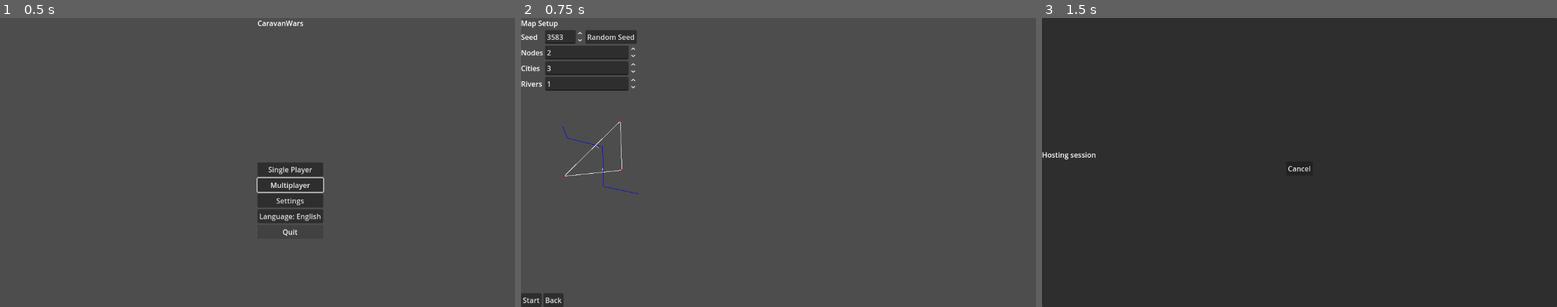
Above: before the commit, frames 1-3 (left to right).
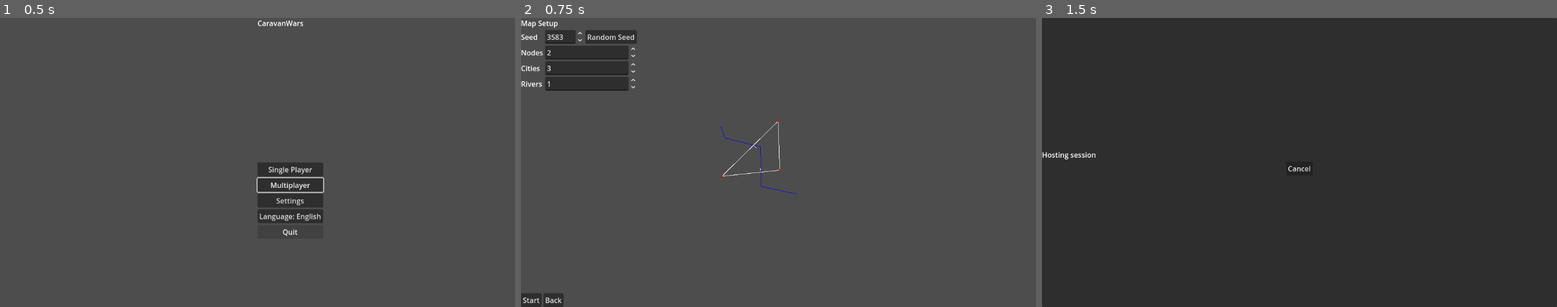
Above: after the commit, the same moments.

Repository: sepa79/CaravanWars
Game: Godot game, scene res://scenes/Main.tscn
Two runs of this game, one before a commit and one after it. Both use one fixed random seed, a clock stepped at 60 frames per second and the inputs below.
Inputs:
- Up to frame 1 (0.5 s): no input
- Up to frame 2 (0.75 s): click "Single Player" at 0.5 s
- Up to frame 3 (1.5 s): click "Start" at 1.25 s

Frame 1 is identical in both runs. In frame 2, 0.3% of the frame differs, in the area x 8-54%, y 35-62%; in frame 3, nothing differs.

Commit message:
feat: zoom and pan map view

Diff:
--- a/game/ui/MapView.gd
+++ b/game/ui/MapView.gd
@@ -4,22 +4,65 @@
 const CityPlacerModule = preload("res://map/CityPlacer.gd")
 
 var map_data: Dictionary = {}
+@export var min_zoom: float = 0.5
+@export var max_zoom: float = 3.0
+var zoom_level: float = 1.0
+var pan_offset: Vector2 = Vector2.ZERO
+var dragging: bool = false
 
 func set_map_data(data: Dictionary) -> void:
     map_data = data
     queue_redraw()
 
+func _gui_input(event: InputEvent) -> void:
+    if event is InputEventMouseButton:
+        var mb: InputEventMouseButton = event
+        if mb.button_index == MOUSE_BUTTON_WHEEL_UP and mb.pressed:
+            _adjust_zoom(1.1)
+        elif mb.button_index == MOUSE_BUTTON_WHEEL_DOWN and mb.pressed:
+            _adjust_zoom(1.0 / 1.1)
+        elif mb.button_index == MOUSE_BUTTON_LEFT:
+            if mb.pressed:
+                dragging = true
+            else:
+                dragging = false
+    elif event is InputEventMouseMotion and dragging:
+        var mm: InputEventMouseMotion = event
+        pan_offset -= mm.relative / _current_scale()
+        queue_redraw()
+
+func _adjust_zoom(factor: float) -> void:
+    var old_zoom: float = zoom_level
+    zoom_level = clamp(zoom_level * factor, min_zoom, max_zoom)
+    var base_scale: float = _base_scale()
+    var offset: Vector2 = _base_offset(base_scale)
+    var center_screen: Vector2 = size * 0.5
+    var center_map: Vector2 = pan_offset + (center_screen - offset) / (base_scale * old_zoom)
+    pan_offset = center_map - (center_screen - offset) / (base_scale * zoom_level)
+    queue_redraw()
+
+func _base_scale() -> float:
+    return min(size.x / CityPlacerModule.WIDTH, size.y / CityPlacerModule.HEIGHT)
+
+func _current_scale() -> float:
+    return _base_scale() * zoom_level
+
+func _base_offset(base_scale: float) -> Vector2:
+    return (size - Vector2(CityPlacerModule.WIDTH, CityPlacerModule.HEIGHT) * base_scale) / 2.0
+
 func _draw() -> void:
     if map_data.is_empty():
         return
-    var map_scale: float = min(size.x / CityPlacerModule.WIDTH, size.y / CityPlacerModule.HEIGHT)
+    var base_scale: float = _base_scale()
+    var draw_scale: float = base_scale * zoom_level
+    var offset: Vector2 = _base_offset(base_scale) - pan_offset * draw_scale
     var roads: Dictionary = map_data.get("roads", {})
     for edge in roads.get("edges", {}).values():
         var pts: PackedVector2Array = edge.polyline
         for i in range(pts.size() - 1):
-            draw_line(pts[i] * map_scale, pts[i + 1] * map_scale, Color.WHITE, 1.0)
+            draw_line(pts[i] * draw_scale + offset, pts[i + 1] * draw_scale + offset, Color.WHITE, 1.0)
     for river in map_data.get("rivers", []):
         for i in range(river.size() - 1):
-            draw_line(river[i] * map_scale, river[i + 1] * map_scale, Color.BLUE, 1.0)
+            draw_line(river[i] * draw_scale + offset, river[i + 1] * draw_scale + offset, Color.BLUE, 1.0)
     for city in map_data.get("cities", []):
-        draw_circle(city * map_scale, 2.0, Color.RED)
+        draw_circle(city * draw_scale + offset, 2.0, Color.RED)
Not shown, changed: CHANGELOG.md
